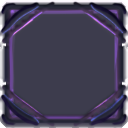
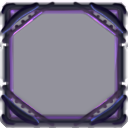
Layer changes from the first 128x128 image to the second:
"Layer 2": opacity 90% → 50% over [6, 7, 122, 122]
